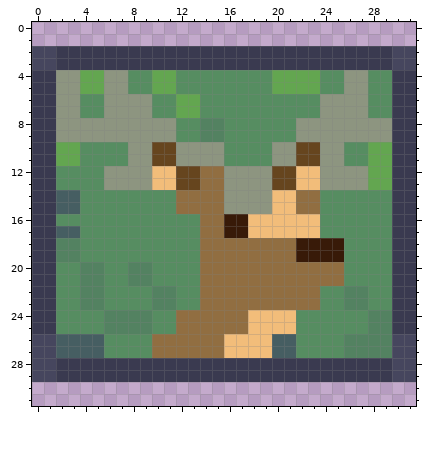
One commit to this pixel-art sprite: images/actions/deer_icon.png. The picture above was drawn from the file before the commit.
The file is 32x32 pixels.
And afterwards:
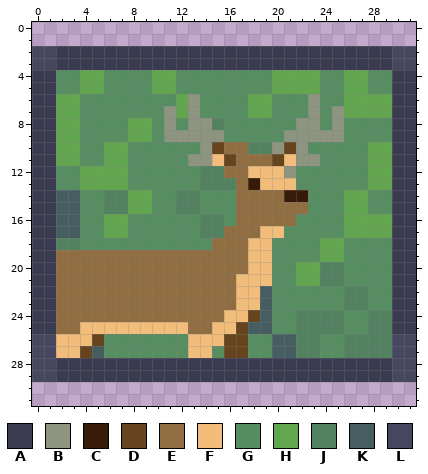
Palette (. is transparent): A #3a3a50  B #8d9580  C #381a08  D #66451e  E #916e41  F #f2bd7a  G #568d61  H #63a650  J #538261  K #465e62  L #46465e
What changed:
Changed rows in their new state; - is an unchanged pixel.
first column x 2:
 4 GG--GG------------------HH--
 5 GG--GG------------------HH--
 6 HH--GGGG---B----HH---BGGHHHH
 7 HH--GGGG-B-B----HH---BG-HHHH
 8 HHGGGGHHG--BB---------G-GGGG
 9 HHGGGGHHG-BBBB-----B----GGGG
10 ----HHGGGGGG-DEEJJ-DBGGG----
11 ----HHGGGGG--FDEEEDFBBGG----
12 --HHHHGGGGGGJJEEFFFBGGGGGG--
13 --HHHHGGGGGGJJJECFFFGGGGGG--
14 ----JJHH--JJGGGEEEECCG--HH--
15 ----JJHH--JJGGGEEEEE-G--HH--
16 KK--HH------JJGEEEEEGG--HHHH
17 ----HH------JJEEE--GGG--HHHH
18 ------------G---FFGGGGHH----
19 EEEEEEEEEEEE----FFGGGGHH----
20 EEEEEEEEEEEE----FFGGHHJJ----
21 EEEEEEEEEEEE---FFFGGHHJJ----
22 EEEEEEEEEEEE---FFKGGGG------
23 EEEEEEEEEEEE---FFKGGGG------
24 EEEEEEEEEE----FFDKGGJJJJ----
25 EEFFFFFFFFF--FFDKKGGJJJJ----
26 FFFD----GGGFFFDDGG--JJ------
27 FFD-----GGGFFGDDGG--JJ------
Where, in picture pixels (left, top, right, bottom), the same in both pictures:
changed: (56, 70, 392, 358)
